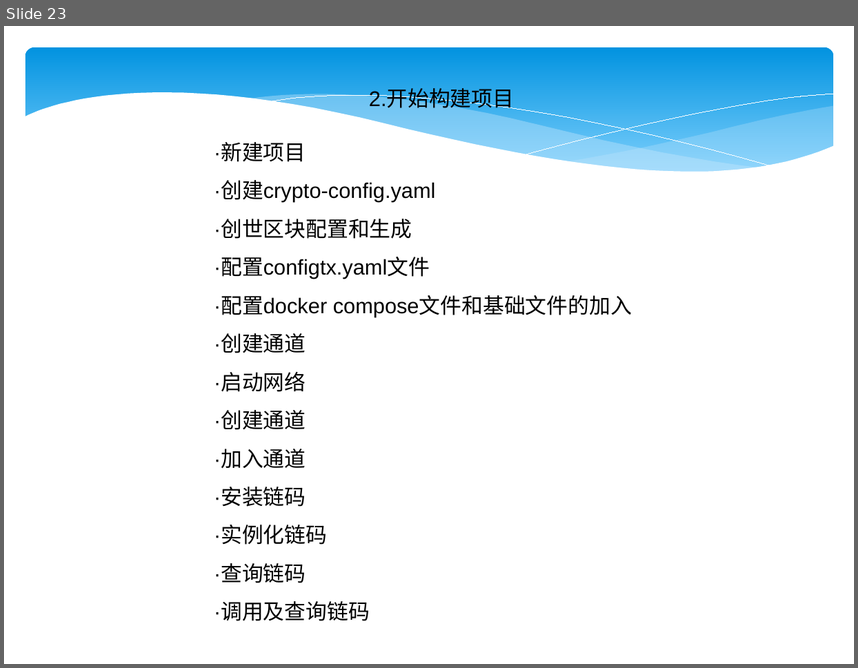
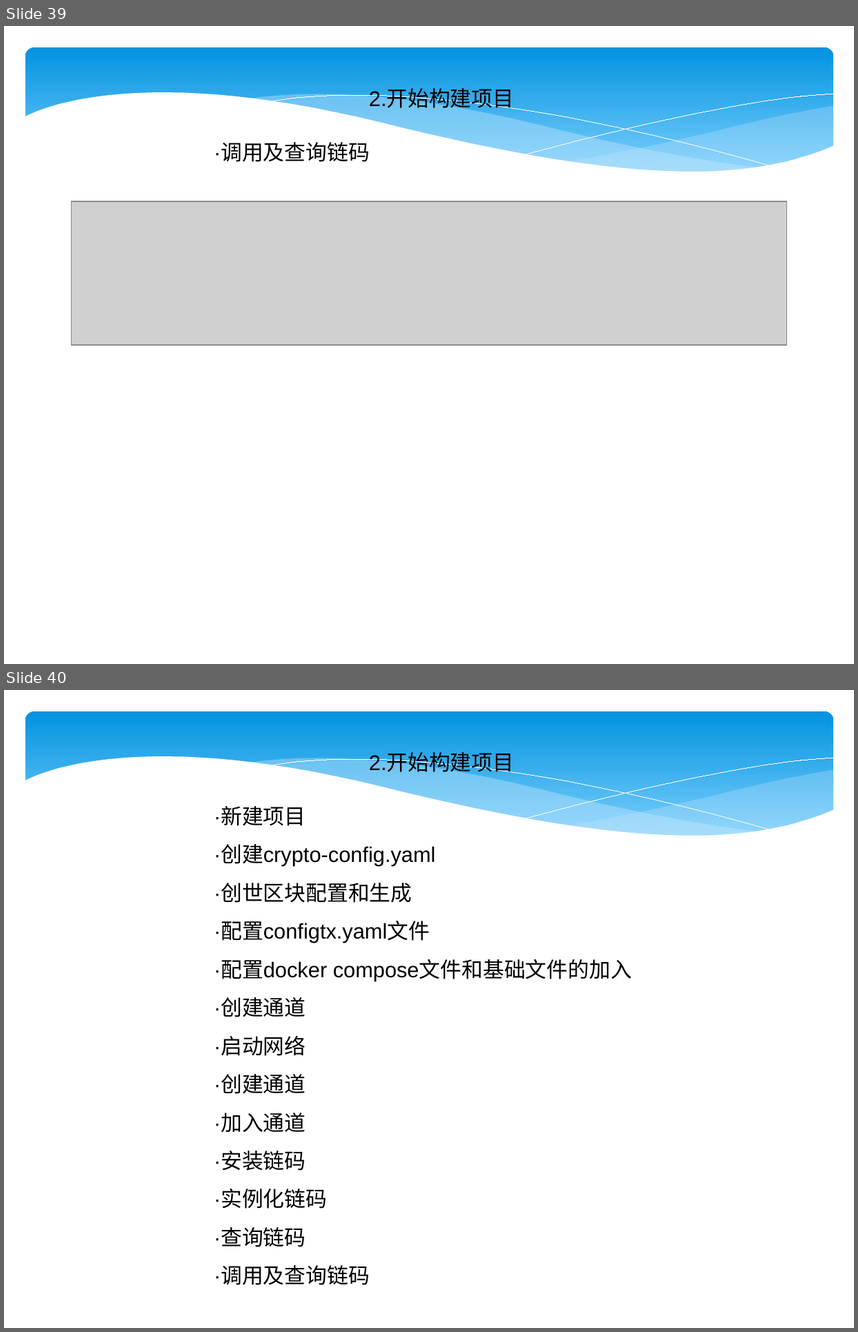
Before and after one commit to 382303784/hyperledger-fabric, a slide deck: fabric.ppt. Shown one above the other, each under a label of ours: slide 23 before the commit, slides 39 and 40 after it. The pictures are 858x668 and 858x1332 pixels, drawn with LibreOffice and Linux fonts; fonts in the diff are those of the drawing; grey boxes stand for pictures. Boxes give left, top, right and bottom in pixels: in the first picture for what was removed or moved away, otherwise in the second. Text is boxed around its words. In the diff, an @@ line names an element or a change of style, - is before the commit and + after.

```diff
--- a/fabric.ppt
+++ b/fabric.ppt
@@ slide 39 added at <box>4,26,854,664</box>, background #FFFFFF; not listed: 6 template elements that a slide beside it also shows @@
@@ text added at <box>369,89,515,110</box>, 18 pt, text #000000 @@
+2.开始构建项目
@@ text added at <box>214,143,370,162</box>, 18 pt, text #000000 @@
+·调用及查询链码
@@ picture added at <box>71,201,787,345</box> @@
@@ what was slide 23 is now slide 40 @@
```
Also in this commit, not shown: 1 slide changed, 17 other slides added.
